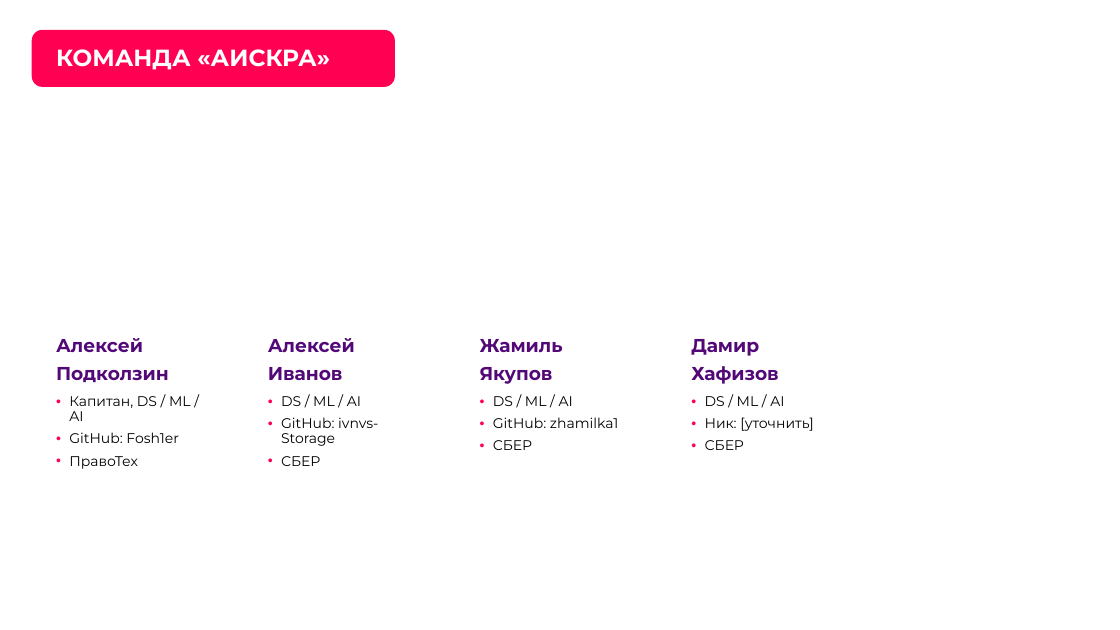
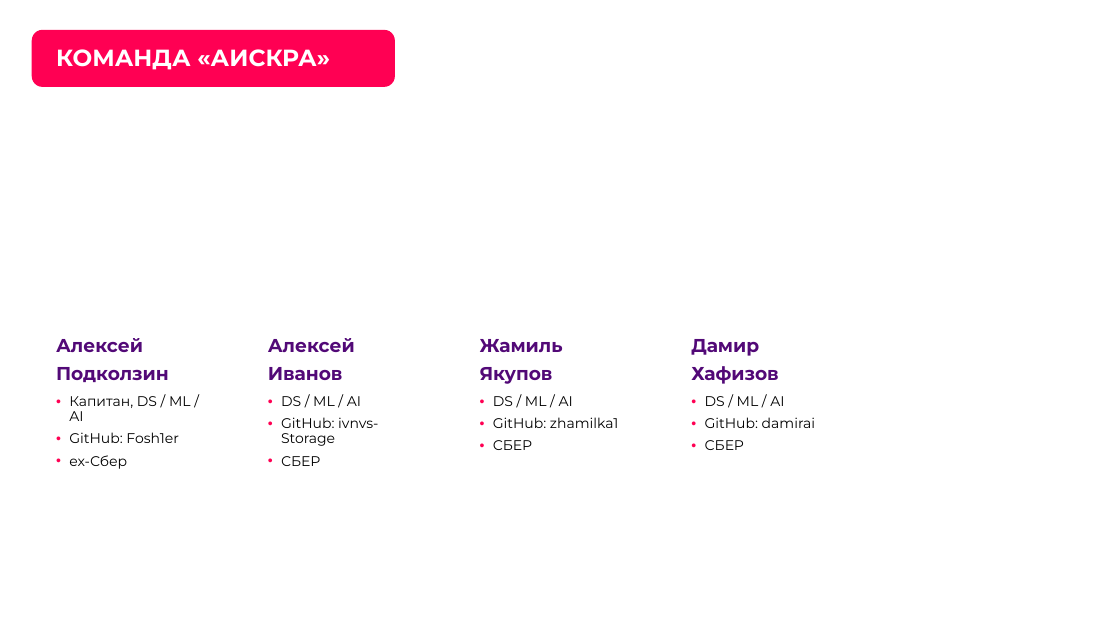
Before and after one commit to Fosh1er/MCHS_hack_AIskra, a slide deck: slide 3 of docs/presentation/АИскра_презентация_ЛЦТ2026.pptx. Drawn at 1120x630 pixels with LibreOffice and Linux fonts; fonts in the diff are those of the drawing; background and template pictures are left out. Boxes give left, top, right and bottom in pixels: in the first picture for what was removed or moved away, otherwise in the second. Text is boxed around its words. In the diff, an @@ line names an element or a change of style, - is before the commit and + after.

```diff
--- a/docs/presentation/АИскра_презентация_ЛЦТ2026.pptx
+++ b/docs/presentation/АИскра_презентация_ЛЦТ2026.pptx
@@ text at <box>705,417,815,428</box>: text changed @@
-• Ник: [уточнить]
+• GitHub: damirai
@@ text at <box>69,455,127,469</box>: text changed @@
-• ПравоТех
+• ex-Сбер
```
Also in this commit, not shown: 4 other slides changed, 1 slide added, 1 other file.
